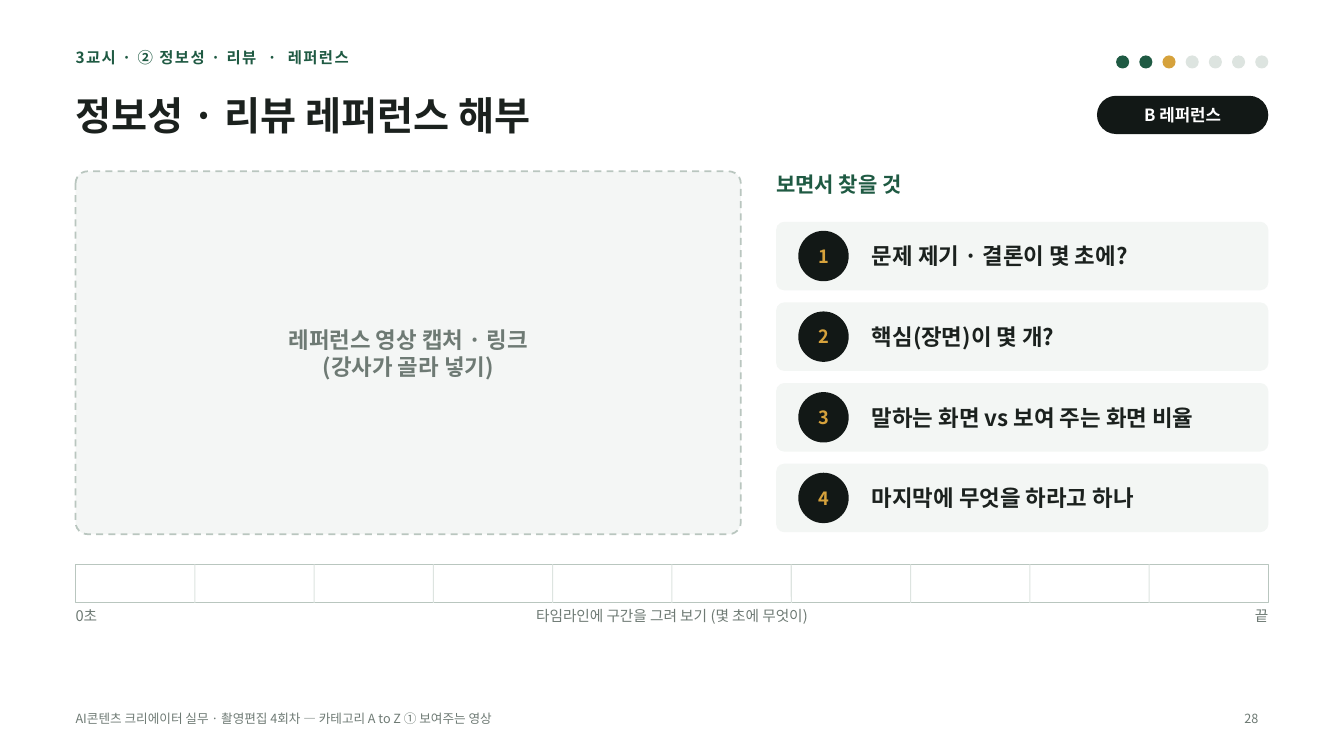
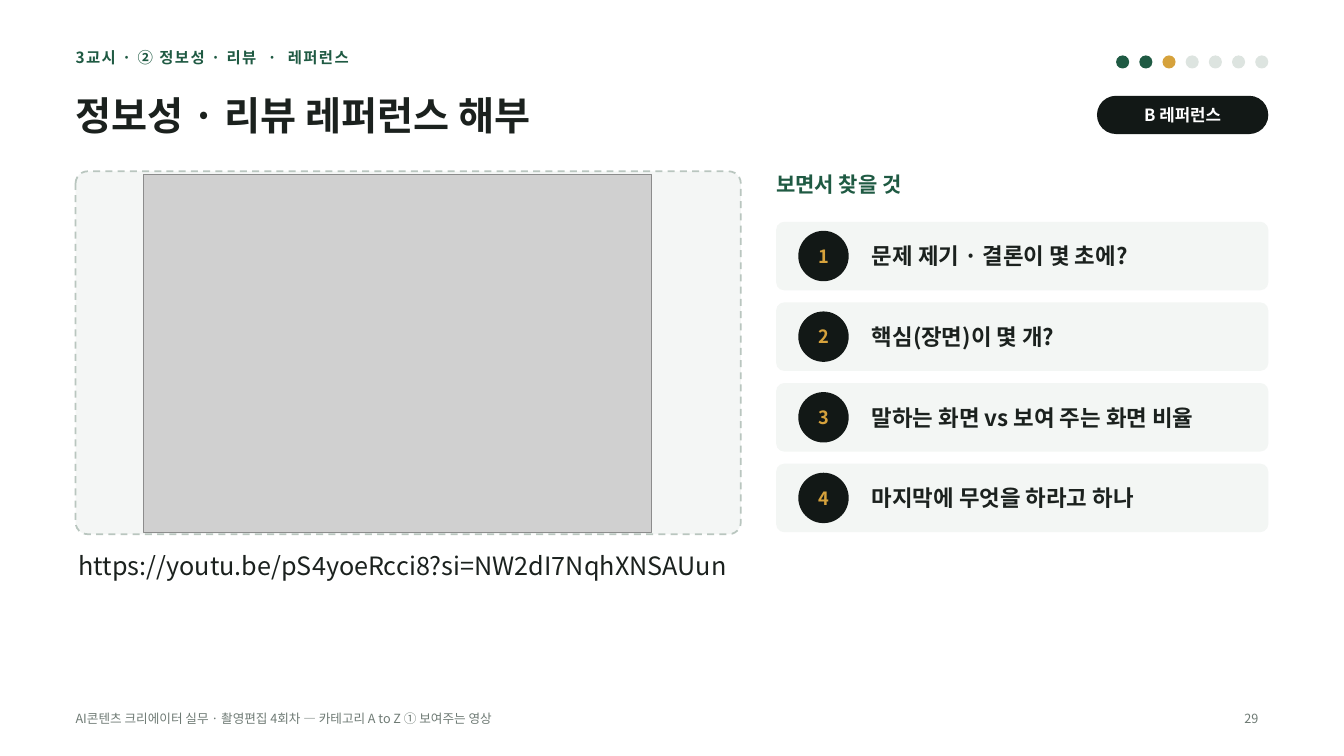
Before and after one commit to yujida/MARUBIT, a slide deck: slide 29 of lectures/04/4회차_카테고리AtoZ_보여주는영상_슬라이드.pptx (slide 28 before the commit). Drawn at 1344x756 pixels with LibreOffice and Linux fonts; fonts in the diff are those of the drawing; grey boxes stand for pictures. Boxes give left, top, right and bottom in pixels: in the first picture for what was removed or moved away, otherwise in the second. Text is boxed around its words. In the diff, an @@ line names an element or a change of style, - is before the commit and + after.

```diff
--- a/lectures/04/4회차_카테고리AtoZ_보여주는영상_슬라이드.pptx
+++ b/lectures/04/4회차_카테고리AtoZ_보여주는영상_슬라이드.pptx
@@ picture added at (x1=143, y1=174, x2=652, y2=532) @@
@@ text removed at (x1=289, y1=329, x2=528, y2=380) @@
-레퍼런스 영상 캡처 · 링크
-(강사가 골라 넣기)
@@ rectangle removed at (x1=76, y1=565, x2=1268, y2=603) @@
@@ text added at (x1=79, y1=555, x2=727, y2=581), 18 pt, text #1B211E @@
+https://youtu.be/pS4yoeRcci8?si=NW2dI7NqhXNSAUun
@@ line removed from (195, 565) to (195, 603) @@
@@ line removed from (315, 565) to (315, 603) @@
@@ line removed from (434, 565) to (434, 603) @@
@@ line removed from (553, 565) to (553, 603) @@
@@ line removed from (673, 565) to (673, 603) @@
@@ line removed from (791, 565) to (791, 603) @@
@@ line removed from (910, 565) to (910, 603) @@
@@ line removed from (1030, 565) to (1030, 603) @@
@@ line removed from (1149, 565) to (1149, 603) @@
@@ text removed at (x1=76, y1=609, x2=98, y2=621) @@
-0초
@@ text removed at (x1=536, y1=609, x2=807, y2=624) @@
-타임라인에 구간을 그려 보기 (몇 초에 무엇이)
@@ text removed at (x1=1255, y1=609, x2=1269, y2=622) @@
-끝
```
Also in this commit, not shown: 20 other slides changed, 4 slides added, 2 slides removed, 4 other files.
